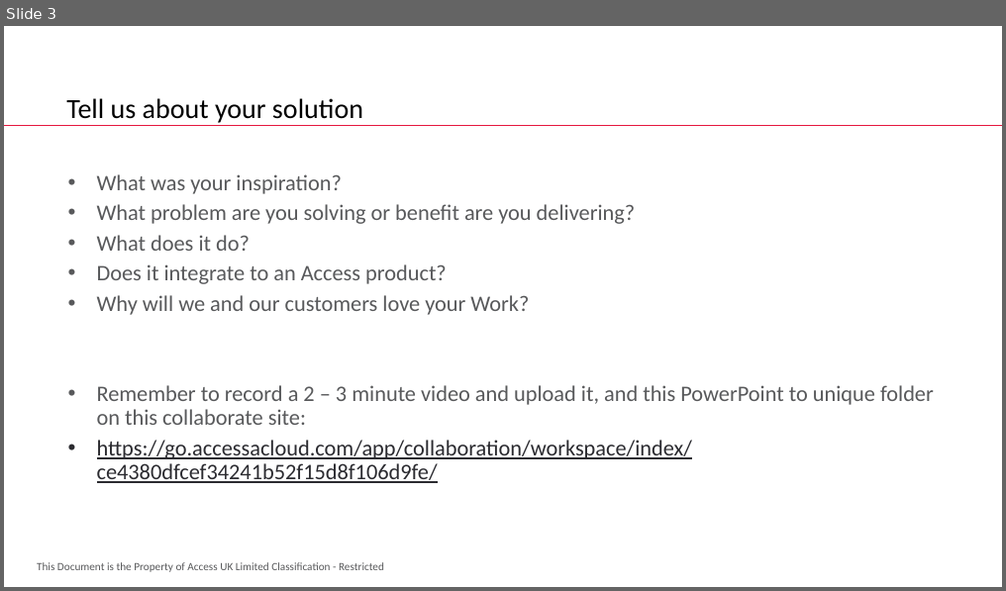
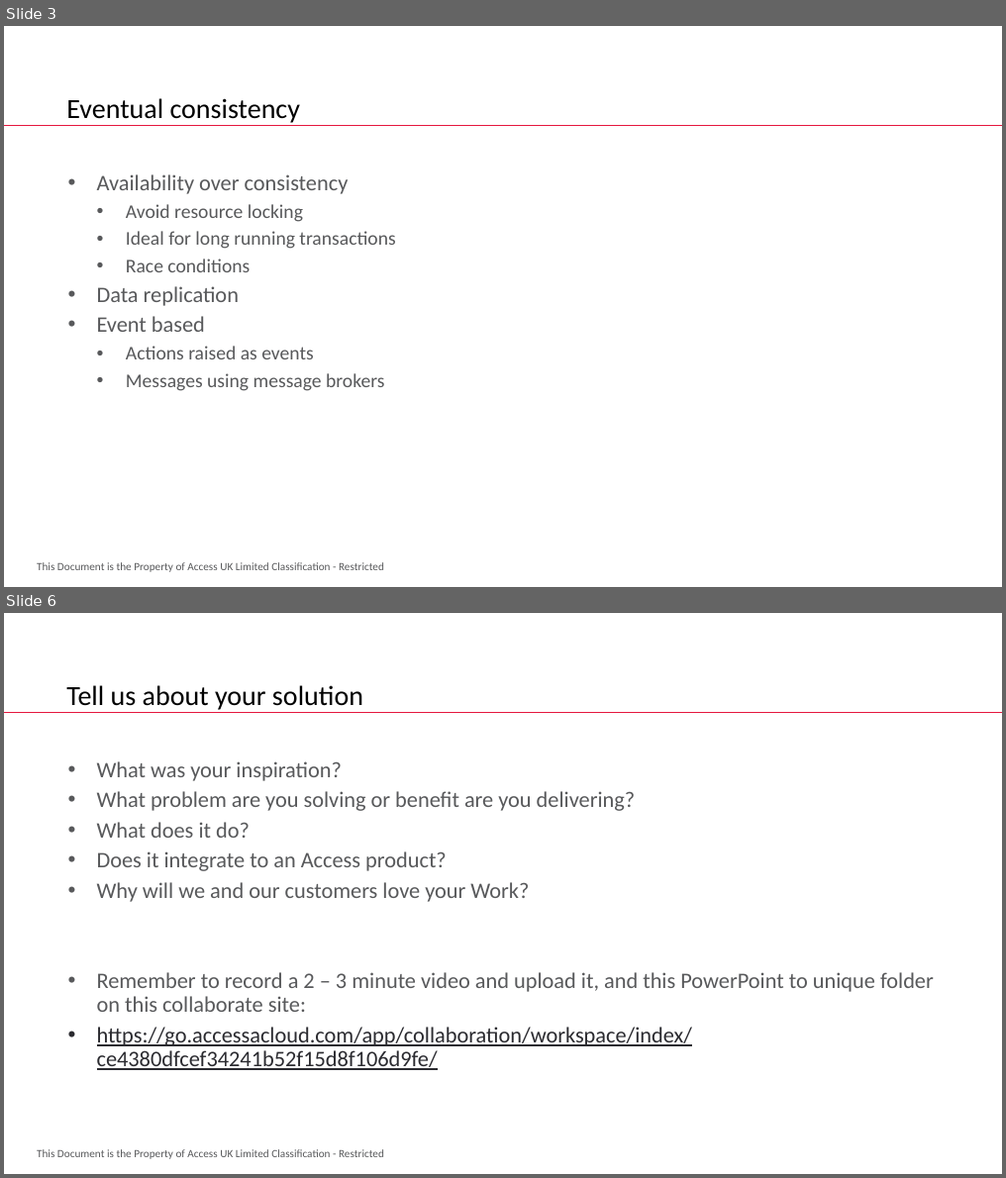
Before and after one commit to sgenache/FreedomFridayServerless, a slide deck: docs/freedom friday.pptx. Shown one above the other, each under a label of ours: slide 3 before the commit, slides 3 and 6 after it; the slides between them are not shown. The pictures are 1006x591 and 1006x1178 pixels, drawn with LibreOffice and Linux fonts; fonts in the diff are those of the drawing; background and template pictures are left out. Boxes give left, top, right and bottom in pixels: in the first picture for what was removed or moved away, otherwise in the second. Text is boxed around its words. In the diff, an @@ line names an element or a change of style, - is before the commit and + after.

```diff
--- a/docs/freedom friday.pptx
+++ b/docs/freedom friday.pptx
@@ slide 3 added at [4, 26, 1002, 587], background #FFFFFF; not listed: 2 template elements that a slide beside it also shows @@
@@ title added at [66, 98, 300, 123], 20 pt, text #000000 @@
+Eventual consistency
@@ text added at [97, 174, 395, 391], 14 pt, text #58595B @@
+  • Availability over consistency
+    • Avoid resource locking
+    • Ideal for long running transactions
+    • Race conditions
+  • Data replication
+  • Event based
+    • Actions raised as events
+    • Messages using message brokers
@@ what was slide 3 is now slide 6 @@
```
Also in this commit, not shown: 2 slides changed, 2 other slides added.
